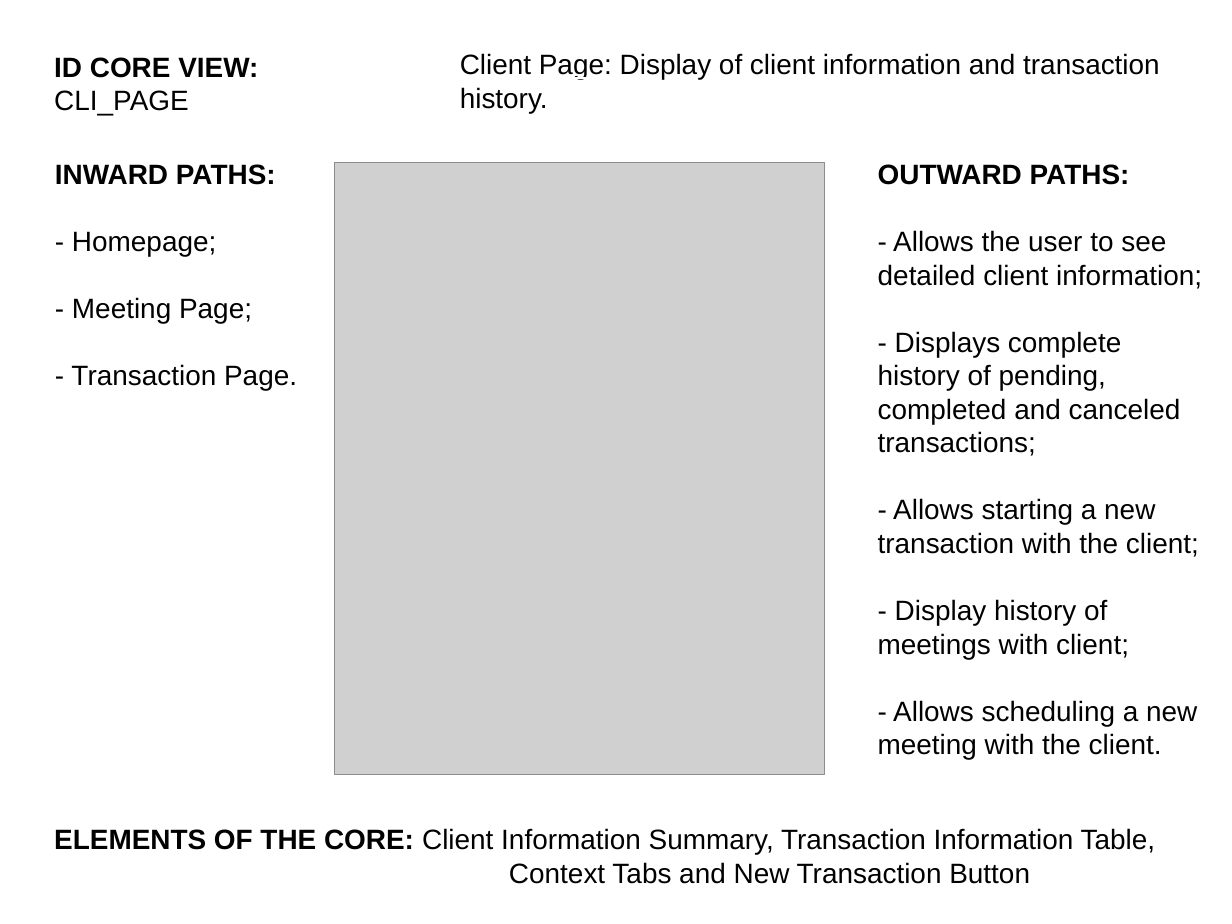
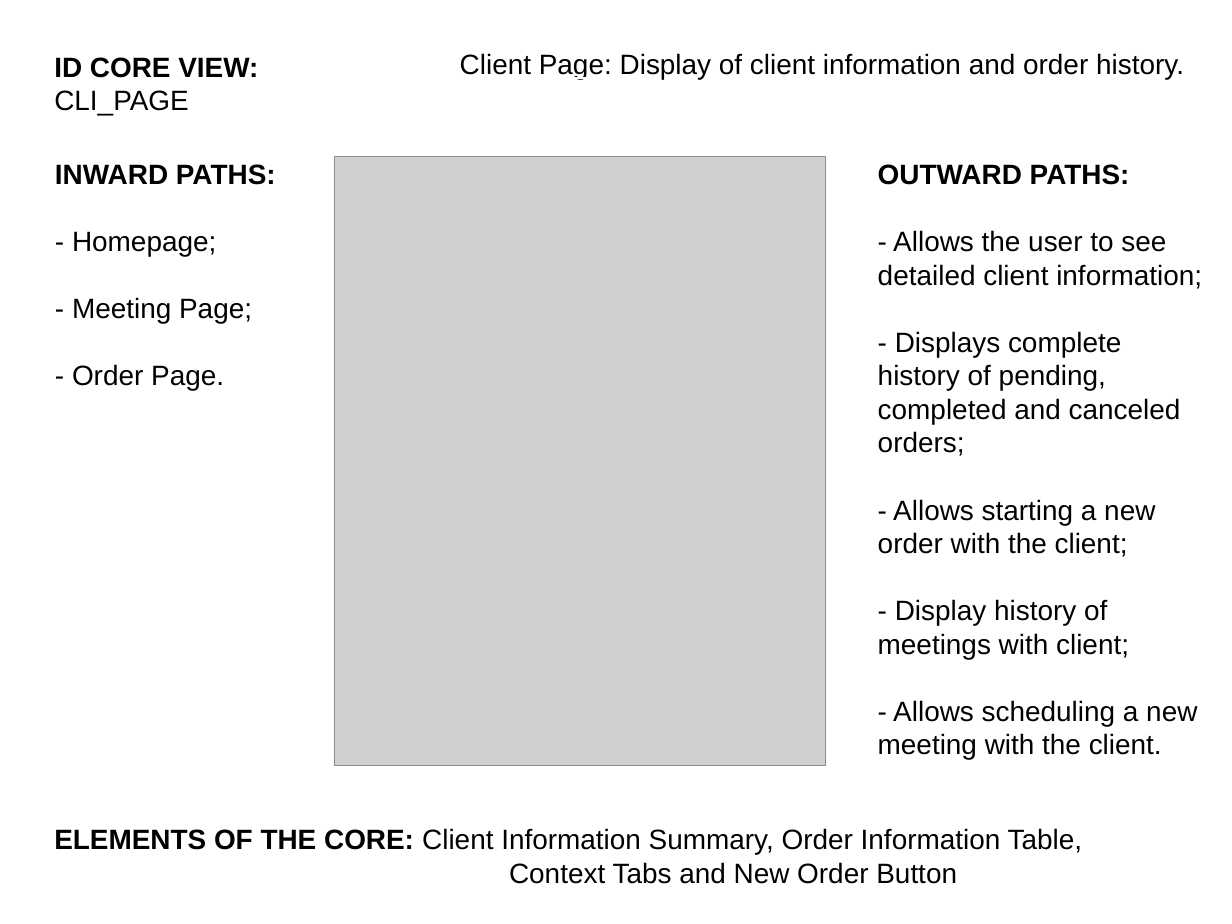
Before and after one commit to FilipaRamos/SalesRep-Force-Automation, a slide deck: slide 3 of specification/core views/sinf_views.pptx. Drawn at 1232x924 pixels with LibreOffice and Linux fonts; fonts in the diff are those of the drawing; grey boxes stand for pictures. Boxes give left, top, right and bottom in pixels: in the first picture for what was removed or moved away, otherwise in the second. Text is boxed around its words. In the diff, an @@ line names an element or a change of style, - is before the commit and + after.

```diff
--- a/specification/core views/sinf_views.pptx
+++ b/specification/core views/sinf_views.pptx
@@ text at (460,53,1184,79): text changed @@
-Client Page: Display of client information and transaction history.
+Client Page: Display of client information and order history.
@@ picture: place and size @@
-picture at (334,162,824,775)
+picture at (334,157,826,766)
@@ text at (878,331,1181,557): text changed @@
-- Displays complete history of pending, completed and canceled transactions;
-- Allows starting a new transaction with the client;
+- Displays complete history of pending, completed and canceled orders;
+- Allows starting a new order with the client;
@@ text at (72,364,224,391): text changed @@
-- Transaction Page.
+- Order Page.
@@ text at (54,828,1083,884): text changed @@
-ELEMENTS OF THE CORE: Client Information Summary, Transaction Information Table,
-Context Tabs and New Transaction Button
+ELEMENTS OF THE CORE: Client Information Summary, Order Information Table,
+Context Tabs and New Order Button
```
Also in this commit, not shown: 5 other slides changed, 2 slides added, 6 other files.
